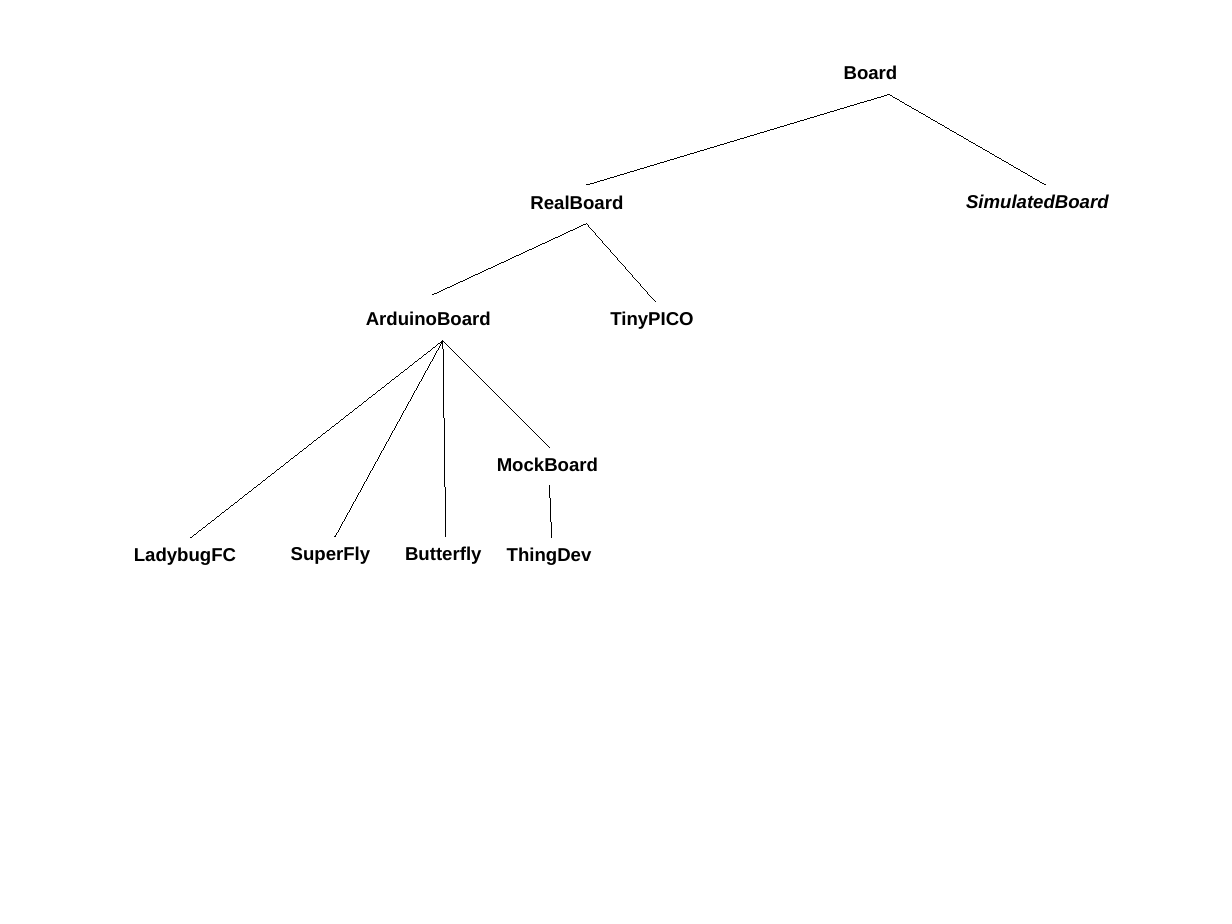
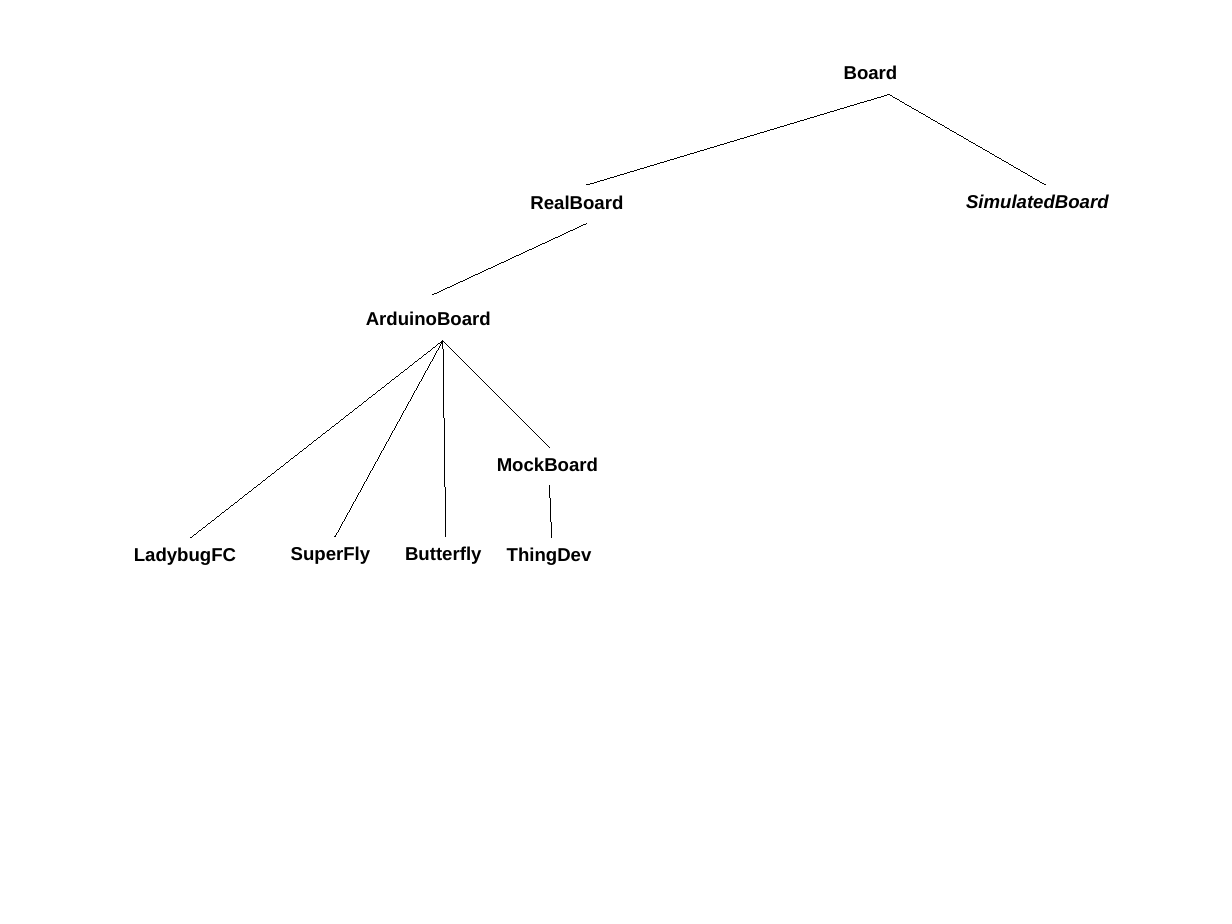
Before and after one commit to simondlevy/Hackflight, a slide deck: slide 1 of extras/media/boards.odp. Drawn at 1232x924 pixels with LibreOffice and Linux fonts; fonts in the diff are those of the drawing. Boxes give left, top, right and bottom in pixels: in the first picture for what was removed or moved away, otherwise in the second. Text is boxed around its words. In the diff, an @@ line names an element or a change of style, - is before the commit and + after.

```diff
--- a/extras/media/boards.odp
+++ b/extras/media/boards.odp
@@ line removed from (587, 224) to (655, 302) @@
@@ text removed at box(610, 311, 693, 329) @@
-TinyPICO
```
Also in this commit, not shown: 1 other file.
